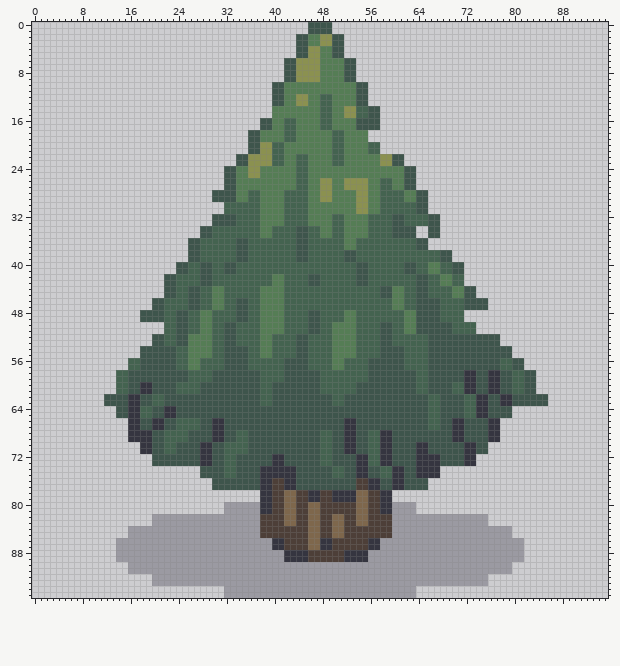
Two versions of one sprite sheet, Sprites/World/big_tree.png. The picture above was drawn from the file before the commit.
The file is 96x96 pixels.
Once edited:
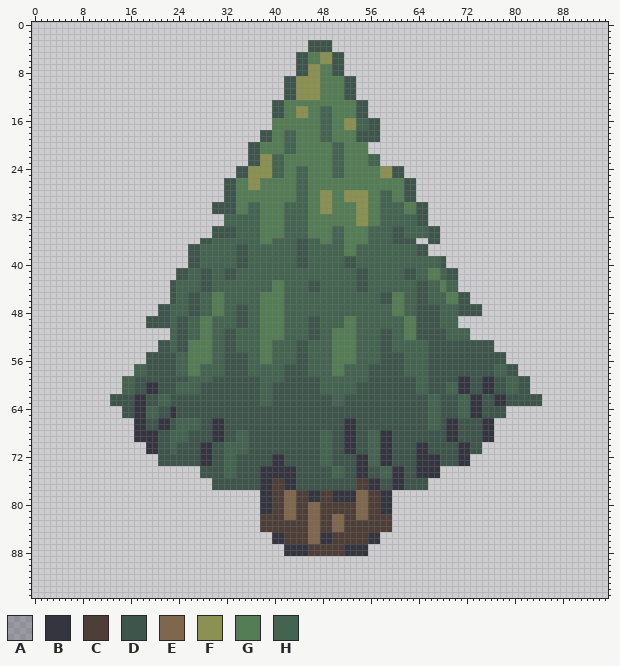
Palette (. is transparent): A #2220344b  B #353540  C #4d3f38  D #3e554c  E #7e674c  F #8b9150  G #557d55  H #446350
Message: tree now has its own working node but it needs to be improved
What changed:
y 0..1: x 46..49 DDDD -> ....
y 2: x 44..51 DDGGFFDD -> ........
y 3: x 44..51 DDGGFFDD -> ..DDDD..
y 4: x 44..51 DDFFGGDD -> ..DDDD..
y 5: x 46..49 FFGG -> GGFF
y 6: x 42..53 DDFFFFGGGGDD -> ..DDGGFFDD..
y 7..8: x 42..45 DDFF -> ..DD; x 50..53 GGDD -> DD..
y 10..11: x 40..47 DDGGGGGG -> ..DDFFFF; x 52..55 GGDD -> DD..
y 12: x 40..43 DDGG -> ..DD; x 46..49 GGHH -> FFGG; x 52..55 GGDD -> DD..
y 13: x 44..45 FF -> GG; x 48..49 HH -> GG
y 14..15: x 40..41 GG -> DD; x 44..45 GG -> FF; x 52..57 FFHHDD -> GGDD..
y 16..17: x 38..39 DD -> ..; x 42..43 HH -> GG; x 52..55 GGDD -> FFHH
y 18..19: x 36..39 DDGG -> ..DD; x 48..51 GGHH -> HHGG; x 54..57 GG.. -> DDDD
y 20..21: x 38..43 FFHHGG -> GGGGHH; x 56..57 HH -> ..
y 22..23: x 34..37 DDFF -> ..DD; x 44..45 HH -> GG; x 56..61 GGFFDD -> HH....
y 24..25: x 32..35 DDGG -> ..DD; x 38..41 GGGG -> FFHH; x 50..51 GG -> HH; x 58..63 GGGGDD -> FFDD..
y 26..27: x 36..37 GG -> FF; x 48..49 FF -> GG; x 52..55 FFFF -> GGGG; x 58..59 HH -> GG
y 28..29: x 30..31 DD -> ..; x 36..37 HH -> GG; x 42..43 HH -> GG; x 52..53 GG -> FF; x 60..65 HHGGDD -> GGDD..
y 30..31: x 30..35 ..HHHH -> DDDDGG; x 48..49 GG -> FF; x 62..63 HH -> GG
y 32..33: x 30..33 DDDD -> ..HH; x 50..51 HH -> GG; x 54..57 GGHH -> FFGG; x 60..61 DD -> HH; x 64..67 HHDD -> DD..
y 34..35: x 28..33 DDHHHH -> ..DDDD; x 40..41 HH -> GG; x 44..47 DDHH -> HHGG; x 62..65 DD.. -> HHHH
y 36: x 26..29 DDHH -> ..DD; x 34..35 DD -> HH; x 38..39 HH -> GG; x 48..49 HH -> GG; x 54..55 HH -> GG; x 60..67 HHHHDD.. -> DDDD..DD
y 38: x 52..53 DD -> GG; x 64..69 HHHHDD -> DD....
y 39: x 69 D -> .
y 40: x 24..29 DDHHDD -> ..DDHH; x 32..35 DDHH -> HHDD; x 44..45 HH -> DD; x 52..55 HHDD -> DDHH; x 62..63 DD -> HH; x 66..71 GGHHDD -> HHD...
y 41: x 69 H -> D; x 71 D -> .
y 42: x 22..25 DDHH -> ..DD; x 32..33 HH -> DD; x 40..41 GG -> HH; x 46..47 DD -> HH; x 62..71 HHDDHHGGHH -> DDHHGGHDD.
y 43: x 22 D -> .; x 69 G -> H; x 71 H -> .
y 44: x 22 D -> .; x 26..31 DDHHGG -> HHDDHH; x 38..39 GG -> HH; x 46..47 HH -> DD; x 54..55 HH -> DD; x 58..61 DDGG -> HHHH; x 68 H -> G; x 70..73 GGDD -> H...
y 45: x 22 D -> .; x 69 H -> G; x 71 G -> D; x 73 D -> .
y 46: x 20..23 DDHH -> ...D; x 34..35 DD -> HH; x 58..59 HH -> DD; x 66..67 DD -> HH; x 69..71 HHH -> GGD; x 73..75 DDD -> ...
y 47: x 20 D -> .; x 22 H -> D; x 71 H -> D; x 75 D -> .
y 48: x 18..20 DDD -> ...; x 22 H -> D; x 24..31 DDHHGGHH -> HHDDHHGG; x 46..47 DD -> HH; x 52..53 GG -> HH; x 60..63 HHGG -> GGHH; x 71..74 H... -> DDDD
y 49: x 18 D -> .; x 22 H -> D; x 71 H -> .
y 50: x 19..22 ...H -> DDDD; x 32..35 DDHH -> HHDD; x 50..51 GG -> HH; x 58..59 DD -> HH; x 68..69 DD -> HH; x 71..73 HHH -> ...
y 51: x 22 H -> .; x 69 D -> H; x 73 H -> .
y 52: x 20..22 DDH -> ...; x 26..27 GG -> HH; x 40..41 HH -> GG; x 44..47 DDHH -> HHDD; x 62..65 HHHH -> GGDD; x 69..77 DDDDDDDDD -> HHHH.....
y 53: x 20 D -> .; x 22 H -> D; x 77 D -> .
y 54: x 18..20 DDD -> ...; x 23..25 DHH -> HDD; x 34..35 DD -> HH; x 60..61 DD -> HH; x 77..79 DDD -> ...
y 55: x 18 D -> .; x 79 D -> .
y 56: x 16..18 HHD -> ...; x 28..29 HH -> GG; x 38..39 HH -> GG; x 42..43 DD -> HH; x 52..53 HH -> GG; x 56..57 DD -> HH; x 78..81 HHDD -> D...
y 57: x 16 H -> .; x 18 D -> H; x 77 D -> H; x 79 H -> D; x 81 D -> .
y 58: x 14..18 HHDDD -> ...HH; x 24..27 DDHH -> HHGG; x 30..31 DD -> HH; x 36..37 DD -> HH; x 46..47 DD -> HH; x 50..51 HH -> GG; x 62..63 DD -> HH; x 72..73 BB -> DD; x 76..78 BBD -> DHH; x 80..83 HHDD -> D...
y 59: x 14 H -> .; x 16 D -> H; x 71 D -> B; x 73 B -> D; x 75 D -> B; x 77 B -> D; x 79 D -> H; x 81 H -> D; x 83 D -> .
y 60..61: x 14 H -> .; x 16 D -> H; x 18 B -> D; x 20 D -> B; x 69 D -> H; x 71 H -> B; x 73 B -> D; x 75 D -> B; x 77 B -> D; x 79 D -> H; x 81 H -> D; x 83 D -> .
y 62..63: x 12 D -> .; x 16 B -> D; x 18 D -> B; x 20 H -> D; x 22 D -> H; x 71 D -> H; x 73 H -> B; x 75 B -> D; x 77 D -> B; x 79 B -> D; x 85 D -> .
y 64..65: x 14 D -> .; x 16 B -> D; x 18 H -> B; x 20 D -> H; x 22 B -> D; x 71 D -> H; x 73 H -> B; x 75 B -> D; x 79 D -> .
y 66..67: x 16 B -> .; x 18 D -> B; x 20 B -> D; x 22 D -> B; x 69 D -> B; x 71 B -> D; x 75 D -> B; x 77 B -> .
y 68..69: x 16 B -> .; x 20 D -> B; x 22 H -> D; x 69 D -> B; x 71 B -> D; x 75 D -> B; x 77 B -> .
y 70..71: x 18 B -> .; x 20 D -> B; x 22 H -> D; x 71 D -> B; x 73 B -> D; x 75 D -> .
y 72..73: x 20 D -> .; x 71 D -> B; x 73 B -> .
y 80..81: x 32..37 AAAAAA -> ......; x 60..63 AAAA -> ....
y 82: x 20..37 AAAAAAAAAAAAAAAAAA -> ..................; x 60..75 AAAAAAAAAAAAAAAA -> ................
y 83: x 20..37 AAAAAAAAAAAAAAAAAA -> ..................; x 42..43 EE -> CC; x 54..55 EE -> CC; x 60..75 AAAAAAAAAAAAAAAA -> ................
y 84: x 16..37 AAAAAAAAAAAAAAAAAAAAAA -> ......................; x 60..79 AAAAAAAAAAAAAAAAAAAA -> ....................
y 85: x 16..41 AAAAAAAAAAAAAAAAAAAAAACCCC -> ........................BB; x 48..51 CCEE -> BBCC; x 56..79 CCCCAAAAAAAAAAAAAAAAAAAA -> BB......................
y 86: x 14..39 AAAAAAAAAAAAAAAAAAAAAAAAAA -> ..........................; x 58..81 AAAAAAAAAAAAAAAAAAAAAAAA -> ........................
y 87: x 14..49 AAAAAAAAAAAAAAAAAAAAAAAAAABBCCCCEEBB -> ............................BBBBCCCC; x 52..81 CCCCBBAAAAAAAAAAAAAAAAAAAAAAAA -> BBBB..........................
y 88: x 14..41 AAAAAAAAAAAAAAAAAAAAAAAAAAAA -> ............................; x 56..81 AAAAAAAAAAAAAAAAAAAAAAAAAA -> ..........................
y 89: x 14..81 AAAAAAAAAAAAAAAAAAAAAAAAAAAABBBBCCCCCCBBBBAAAAAAAAAAAAAAAAAAAAAAAAAA -> ....................................................................
y 90..91: x 16..79 AAAAAAAAAAAAAAAAAAAAAAAAAAAAAAAAAAAAAAAAAAAAAAAAAAAAAAAAAAAAAAAA -> ................................................................
y 92..93: x 20..75 AAAAAAAAAAAAAAAAAAAAAAAAAAAAAAAAAAAAAAAAAAAAAAAAAAAAAAAA -> ........................................................
y 94..95: x 32..63 AAAAAAAAAAAAAAAAAAAAAAAAAAAAAAAA -> ................................
Boxes around the changes in both pictures, in picture pixels (x1, y1, x2, y2):
changed: (104, 22, 548, 466)
changed: (116, 502, 524, 598)
